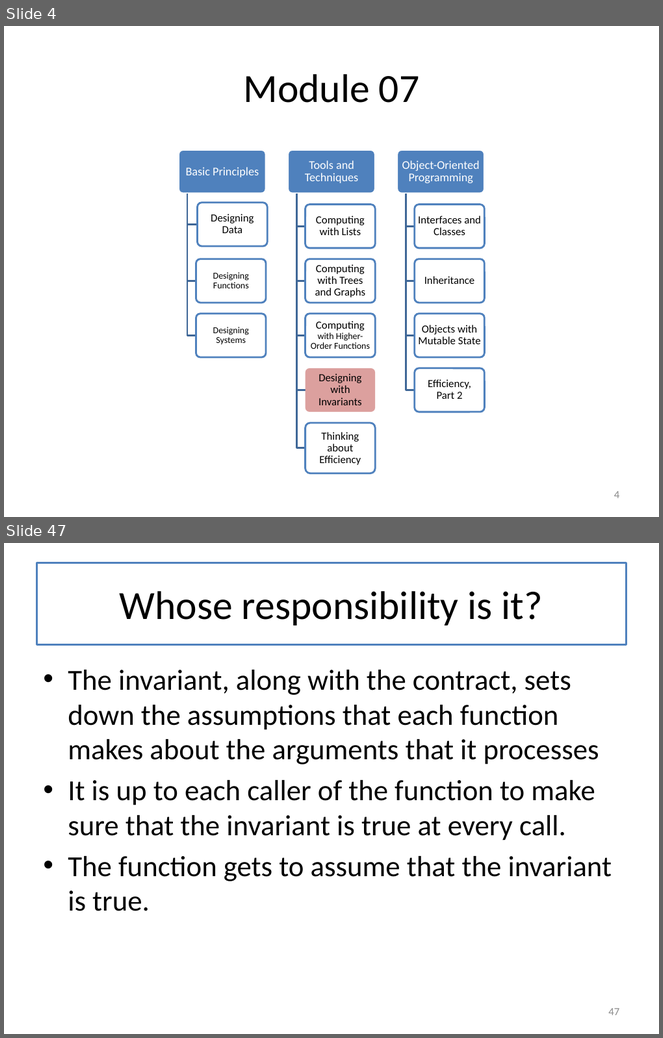
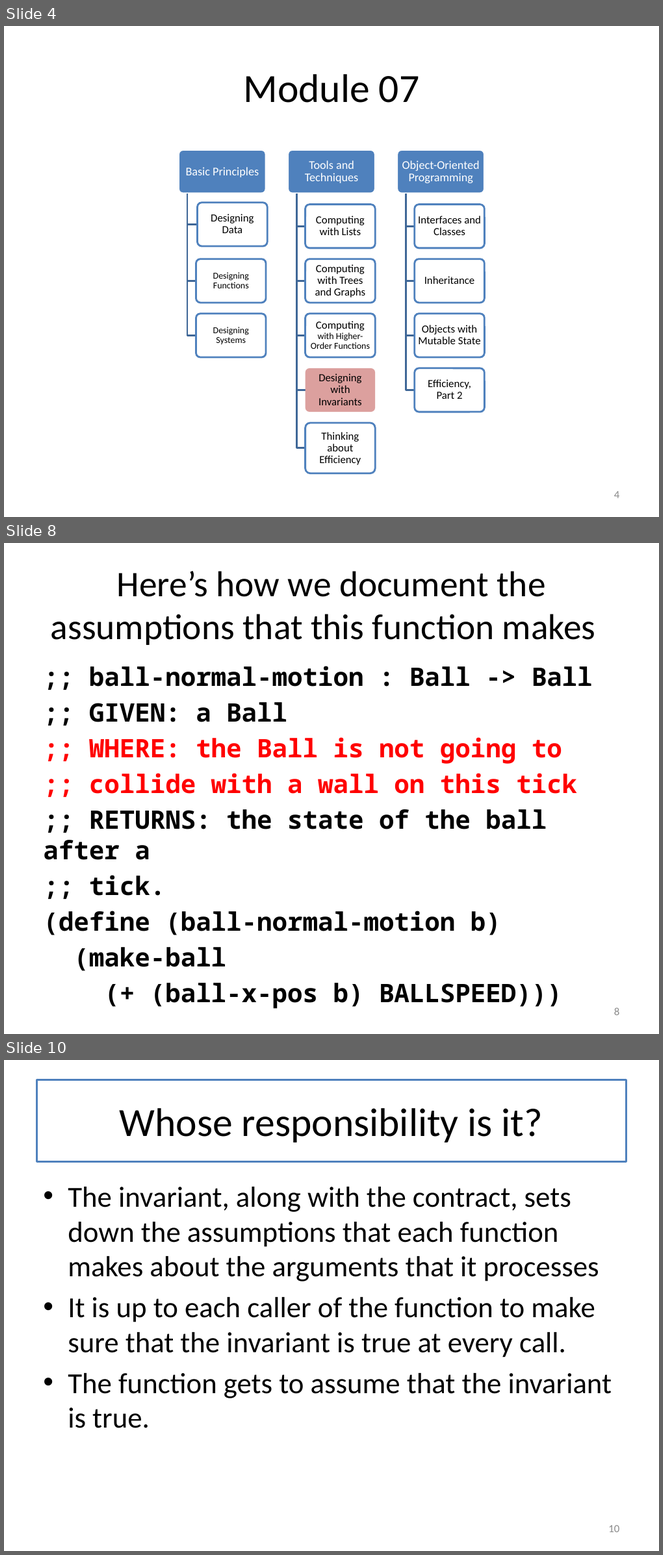
Before and after one commit to mwand/cs5010f17, a slide deck: Slides/Lesson 7.1-7.3 Invariants Combined.pptx. Shown one above the other, each under a label of ours: slides 4 and 47 before the commit, slides 4, 8 and 10 after it; the slides between them are not shown. The pictures are 663x1038 and 663x1555 pixels, drawn with LibreOffice and Linux fonts; fonts in the diff are those of the drawing. Boxes give left, top, right and bottom in pixels: in the first picture for what was removed or moved away, otherwise in the second. Text is boxed around its words. In the diff, an @@ line names an element or a change of style, - is before the commit and + after.

```diff
--- a/Slides/Lesson 7.1-7.3 Invariants Combined.pptx
+++ b/Slides/Lesson 7.1-7.3 Invariants Combined.pptx
@@ slide 8 added at (4, 543, 659, 1034), background #FFFFFF @@
@@ title added at (36, 563, 627, 644), fill #FFFFFF, outline #4F81BD 2 pt, 39.6 pt, text #000000 @@
+Here’s how we document the assumptions that this function makes
@@ text added at (43, 666, 593, 1009), 28 pt, text #000000, bold @@
+;; ball-normal-motion : Ball -> Ball
+;; GIVEN: a Ball
+;; WHERE: the Ball is not going to
+;; collide with a wall on this tick
+;; RETURNS: the state of the ball after a
+;; tick.
+(define (ball-normal-motion b)
+(make-ball
+(+ (ball-x-pos b) BALLSPEED)))
@@ page number added at (614, 1008, 620, 1016), 12 pt, text #8C8C8C @@
+8
@@ what was slide 47 is now slide 10 @@
@@ page number at (608, 1525, 620, 1533): text changed @@
-47
+10
```
Also in this commit, not shown: 6 other slides added.
